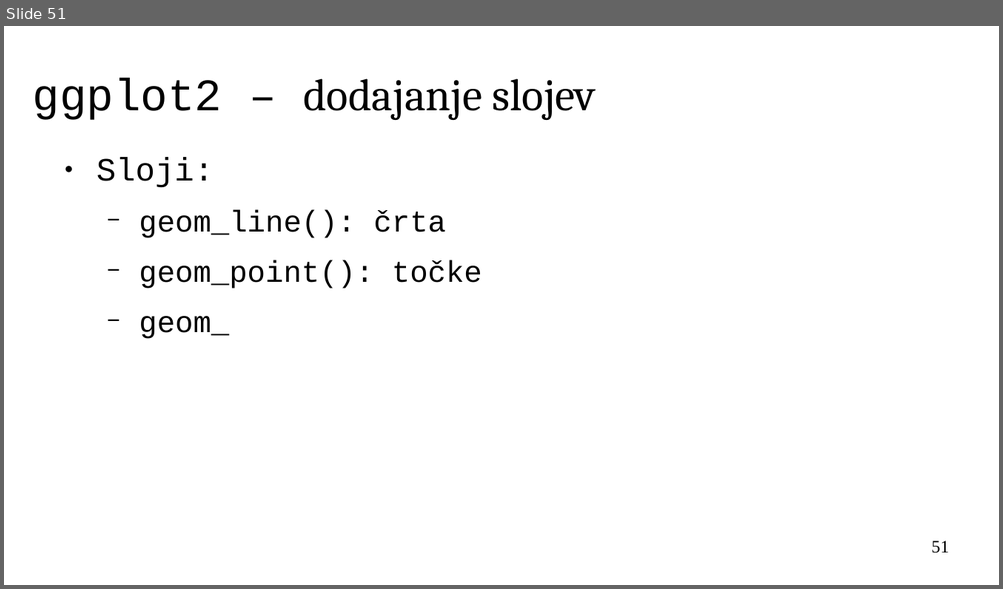
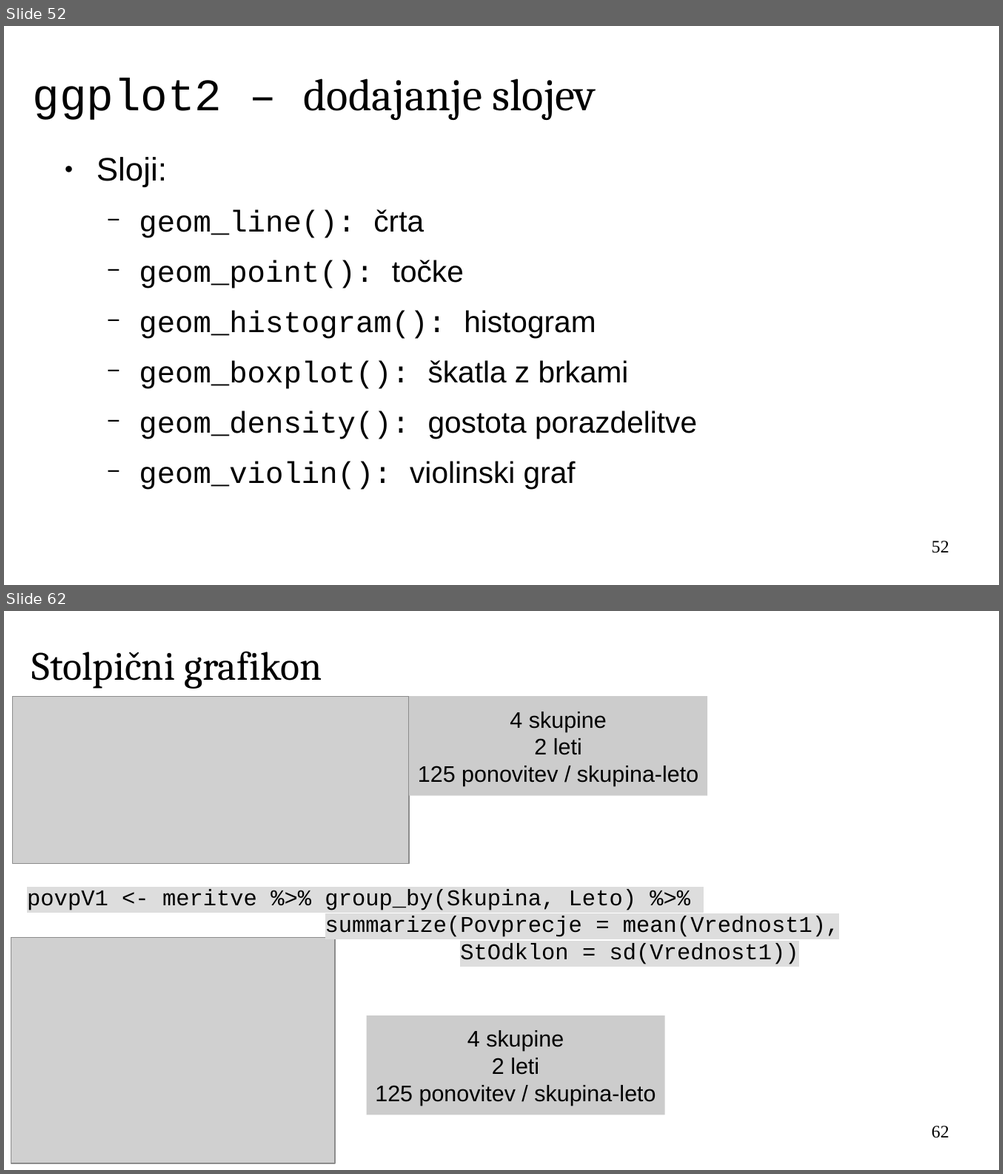
Before and after one commit to janaobsteter/R_tecaj, a slide deck: ModulB/ITTecaj_R_ModulB.odp. Shown one above the other, each under a label of ours: slide 51 before the commit, slides 52 and 62 after it; the slides between them are not shown. The pictures are 1003x589 and 1003x1174 pixels, drawn with LibreOffice and Linux fonts; fonts in the diff are those of the drawing; grey boxes stand for pictures. Boxes give left, top, right and bottom in pixels: in the first picture for what was removed or moved away, otherwise in the second. Text is boxed around its words. In the diff, an @@ line names an element or a change of style, - is before the commit and + after.

```diff
--- a/ModulB/ITTecaj_R_ModulB.odp
+++ b/ModulB/ITTecaj_R_ModulB.odp
@@ slide 62 added at box(4, 611, 999, 1170), background #FFFFFF @@
@@ title added at box(32, 651, 322, 688), 32 pt, text #000000 @@
+Stolpični grafikon
@@ picture added at box(13, 696, 410, 863) @@
@@ rectangle added at box(410, 697, 708, 796), fill #CCCCCC, 18 pt, text #000000 @@
+4 skupine
+2 leti
+125 ponovitev / skupina-leto
@@ text added at box(27, 889, 839, 965), 18 pt, text #000000 @@
+povpV1 <- meritve %>% group_by(Skupina, Leto) %>%
+summarize(Povprecje = mean(Vrednost1),
+StOdklon = sd(Vrednost1))
@@ picture added at box(11, 937, 336, 1165) @@
@@ rectangle added at box(367, 1017, 666, 1116), fill #CCCCCC, 18 pt, text #000000 @@
+4 skupine
+2 leti
+125 ponovitev / skupina-leto
@@ page number added at box(931, 1126, 949, 1139), 14 pt, text #000000 @@
+62
@@ what was slide 51 is now slide 52 @@
@@ slide 52 changed as well @@
@@ text at box(96, 157, 464, 289): font Courier New to Arial in "Sloji:", "črta", "točke" @@
@@ text at box(139, 310, 697, 490): text changed @@
-  − geom_
+  − geom_histogram(): histogram
+  − geom_boxplot(): škatla z brkami
+  − geom_density(): gostota porazdelitve
+  − geom_violin(): violinski graf
@@ page number at box(931, 541, 949, 554): text changed @@
-51
+52
```
Also in this commit, not shown: 5 other slides changed, 36 other slides added, 6 other files.
